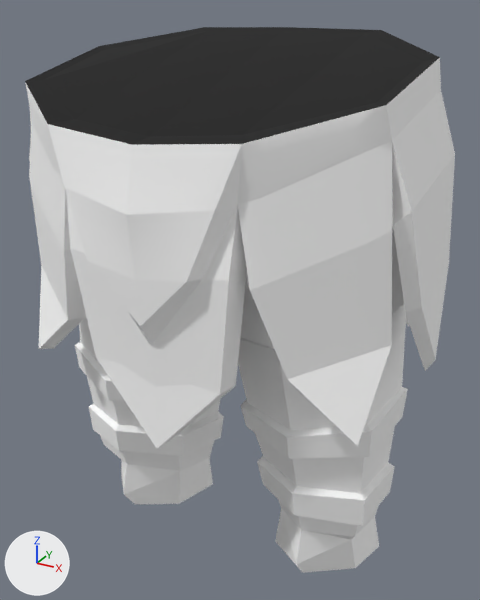
What one commit did to the glTF model client/public/models/parts/modular-fantasy-hero__SK_Chr_Hips_Male_15.glb.
The view is the same before and after, from a 50 mm camera at (31.0, -52.0, 95.4) aimed at (0.3, 3.8, 67.4). The axes (+X, +Y, +Z) are drawn at lower left. The lights are the same throughout. The older version comes first. Vertices at exactly the same position are counted once.

Objects in the first picture: 'SK_Chr_Hips_Male_15'.
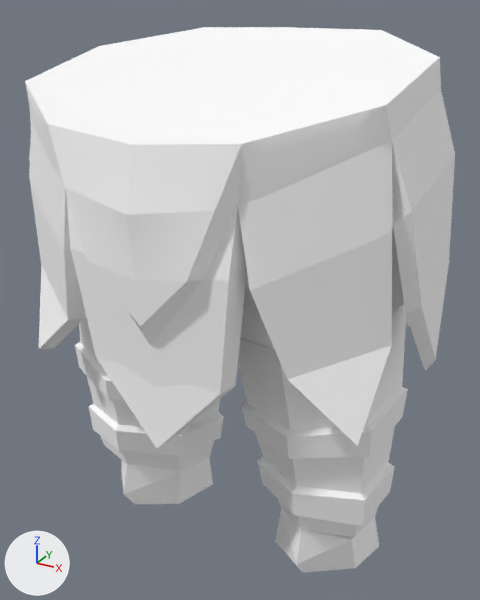
Diff of the bpy script that builds the scene:
```diff
--- a/client/public/models/parts/modular-fantasy-hero__SK_Chr_Hips_Male_15.glb.py
+++ b/client/public/models/parts/modular-fantasy-hero__SK_Chr_Hips_Male_15.glb.py
@@ mat_character @@
 n0 = _N.new('ShaderNodeBsdfPrincipled'); n0.name = 'Principled BSDF'
+n0.inputs[0].default_value = (1.0, 1.0, 1.0, 1.0)  # 'Base Color', white #ffffff
 n0.inputs[2].default_value = 0.85  # 'Roughness'
 n1 = _N.new('ShaderNodeOutputMaterial'); n1.name = 'Material Output'
-n2 = _N.new('ShaderNodeVertexColor'); n2.name = 'Color Attribute'
 _L.new(n0.outputs[0], n1.inputs[0])  # 'BSDF' to 'Surface'
-_L.new(n2.outputs[0], n0.inputs[0])  # 'Color' to 'Base Color'
@@ me_mesh_0 @@
 me_mesh_0.from_pydata(...)  # 397 vertices, 806 faces; spans x -21.2..21.2, y -13.5..19.1, z 38.1..93.6
 # used by ob_sk_chr_hips_male_15; location = (0.0, 0.0, 0.0)
+# me_mesh_0 part 1: vertex colours changed
 me_mesh_0.materials.append(mat_character)
```

Location of each change, [x1, y1, x2, y2] in pixels of the pictures (480 x 600 px):
'SK_Chr_Hips_Male_15', recoloured (lighter): [25, 27, 440, 148] in both
